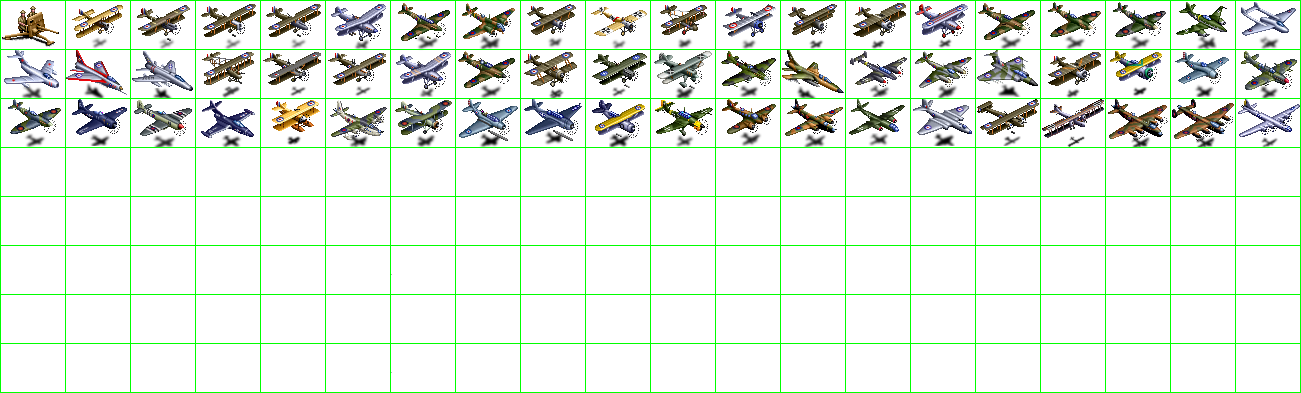
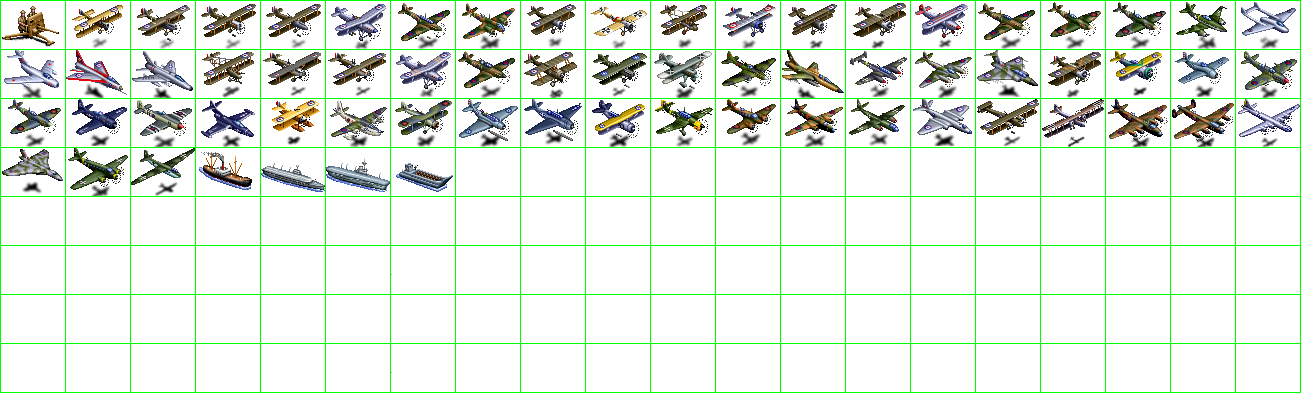
Layer changes from the first 1301 x 393 image to the second:
painted on "units" over <box>2,148,453,196</box>
